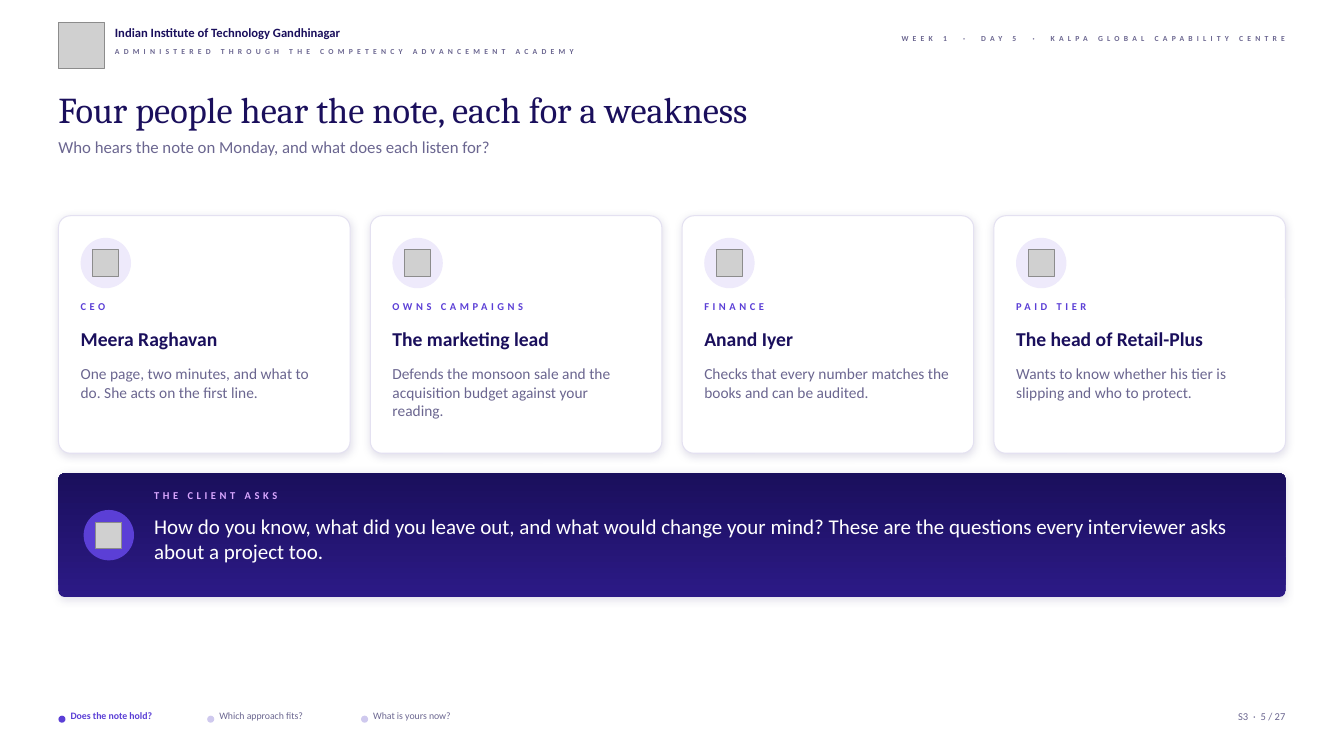
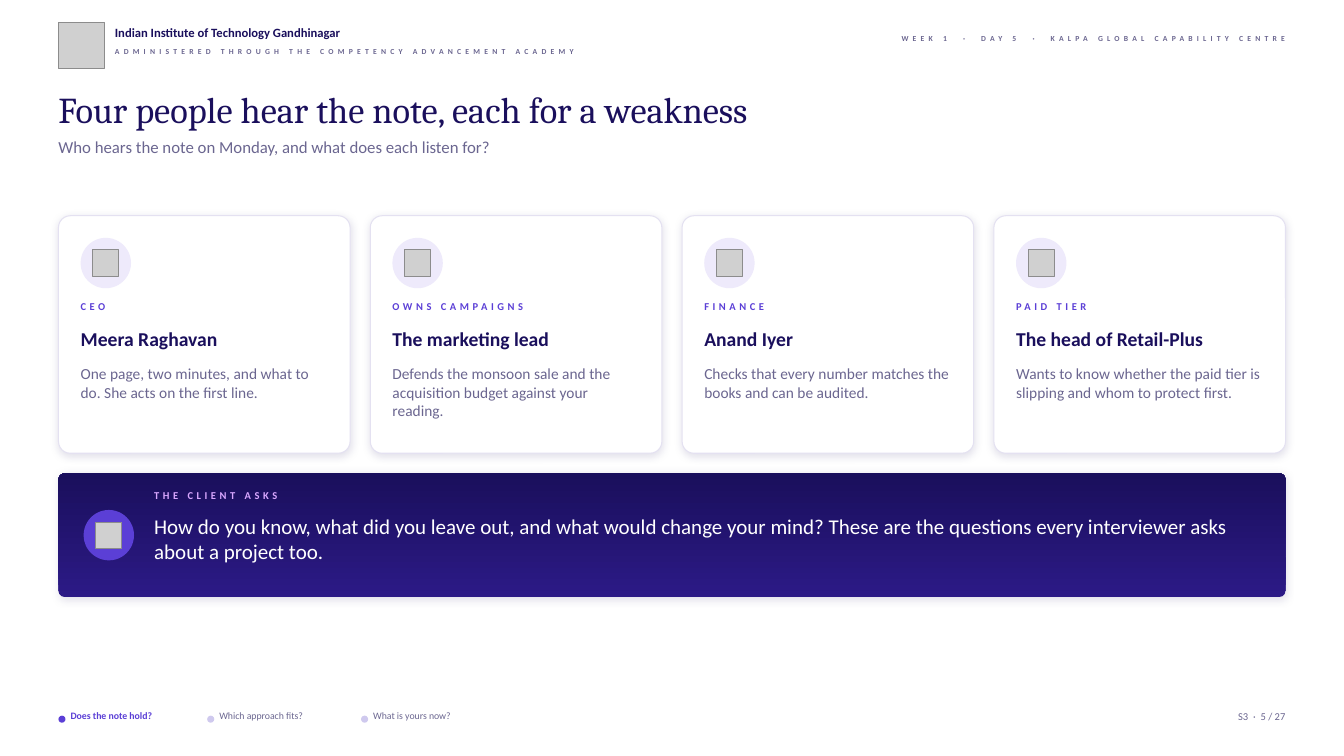
Before and after one commit to fde-academy-lab/c2-content-factory, a slide deck: slide 5 of content/W01/D5/slides/C2_W01_D05_rehearsal_STUDENT.pptx. Drawn at 1344x756 pixels with LibreOffice and Linux fonts; fonts in the diff are those of the drawing; grey boxes stand for pictures; background and template pictures are left out. Boxes give left, top, right and bottom in pixels: in the first picture for what was removed or moved away, otherwise in the second. Text is boxed around its words. In the diff, an @@ line names an element or a change of style, - is before the commit and + after.

```diff
--- a/content/W01/D5/slides/C2_W01_D05_rehearsal_STUDENT.pptx
+++ b/content/W01/D5/slides/C2_W01_D05_rehearsal_STUDENT.pptx
@@ text at (1016,368,1260,401): text changed @@
-Wants to know whether his tier is slipping and who to protect.
+Wants to know whether the paid tier is slipping and whom to protect first.
```
Also in this commit, not shown: 2 other slides changed, 12 other files.
